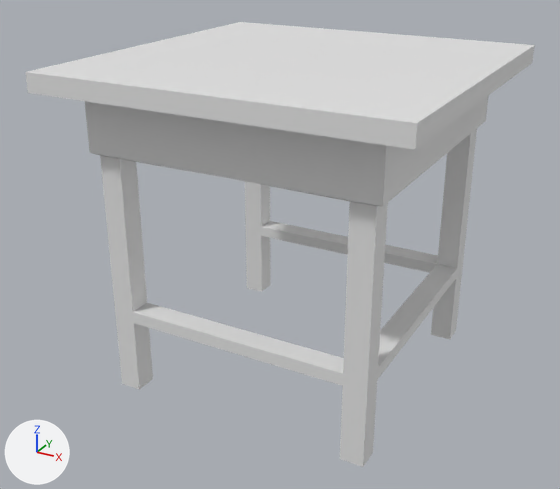
The FBX model Assets/Models/ModelosEscenario/MesaAlumno/MesaAlumno.fbx as it was, and as the next commit left it.
Before and after are seen from a camera (50 mm lens) standing at (1.92, -3.74, 1.73) and looking at (-0.07, -0.11, -0.09). The lights are fixed; the arrows at lower left show +X, +Y and +Z. The older version comes first. Where no turn or scale is listed for an object, it has been applied to the vertices.

Script lines for the objects in view, before the commit:
```python
me_cube = bpy.data.meshes.new('Cube')
me_cube.from_pydata(...)  # 126 vertices, 130 faces; spans x -1.0..1.0, y -1.0..1.0, z -1.78..0.07
me_cube.materials.append(mat_mesacolor)  # white #e7e7e7
ob_mesaalumno = bpy.data.objects.new('MesaAlumno', me_cube)
ob_mesaalumno.location = (0.0, 0.0, 0.903)
```
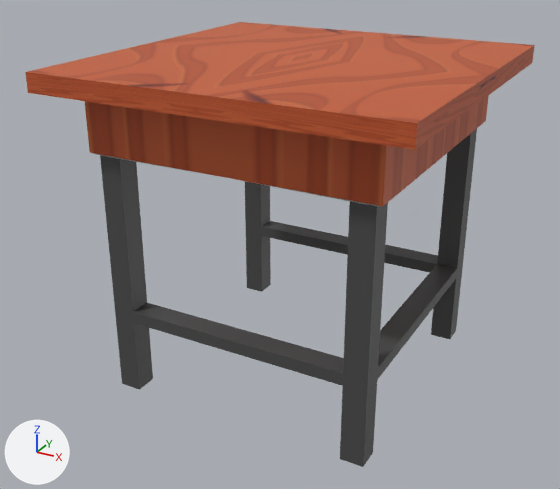
Location of each change, (x1, y1, x2, y2) in pixels of the pictures (560 x 489 px):
part 1 of me_cube, recoloured (white to orange): (25, 22, 535, 206) in both
part 2 of me_cube, recoloured (white to dark grey): (100, 129, 477, 467) in both

What changed in the scene script:
```text
Add img_6662219_jpg:
    img_6662219_jpg = load_image('6662219.jpg', '../../Alumno/6662219.jpg', 3000, 2000, 'sRGB')
Add mat_patas:
    mat_patas = principled_material('Patas')
    mat_patas.base_color = (0.0689, 0.0689, 0.0689)  # dark grey #4a4a4a
Add mat_madera:
    mat_madera = bpy.data.materials.new('Madera')
    # uses the picture img_6662219_jpg
Change me_cube:
    where me_cube.from_pydata(...)  # 126 vertices, 130 faces; spans x -1.0..1.0, y -1.0..1.0, z -1.78..0.07
    used by ob_mesaalumno; location = (0.0, 0.0, 0.903)
    me_cube part 1: 36 of the faces centred in x -1.0..1.0, y -1.0..1.0, z -0.37..0.07 switch from mat_mesacolor (white #e7e7e7) to mat_madera
    me_cube part 2: all 86 faces centred in x -0.77..0.77, y -0.78..0.78, z -1.78..-0.82 switch from mat_mesacolor (white #e7e7e7) to mat_patas (dark grey #4a4a4a)
```
